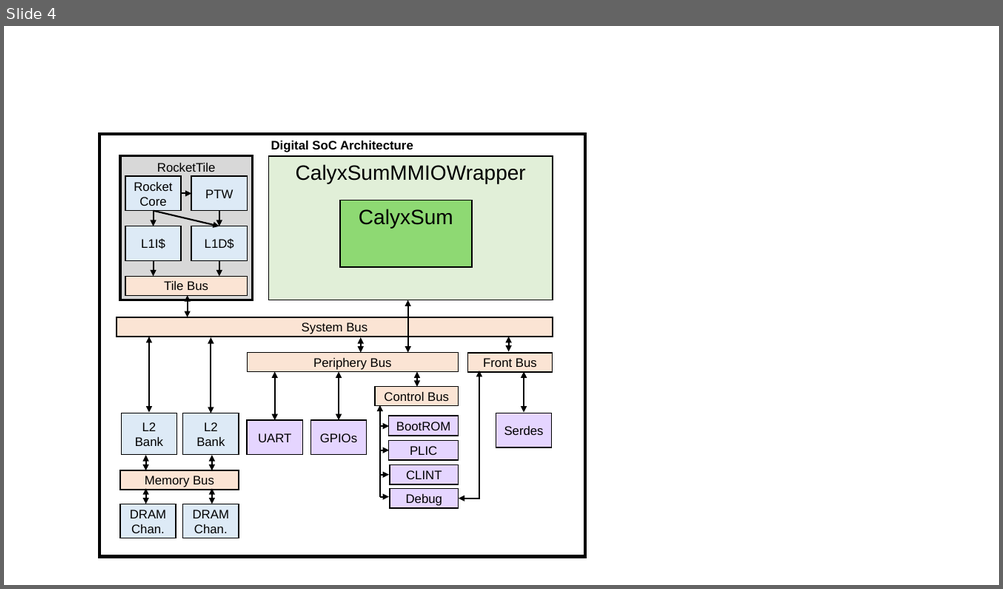
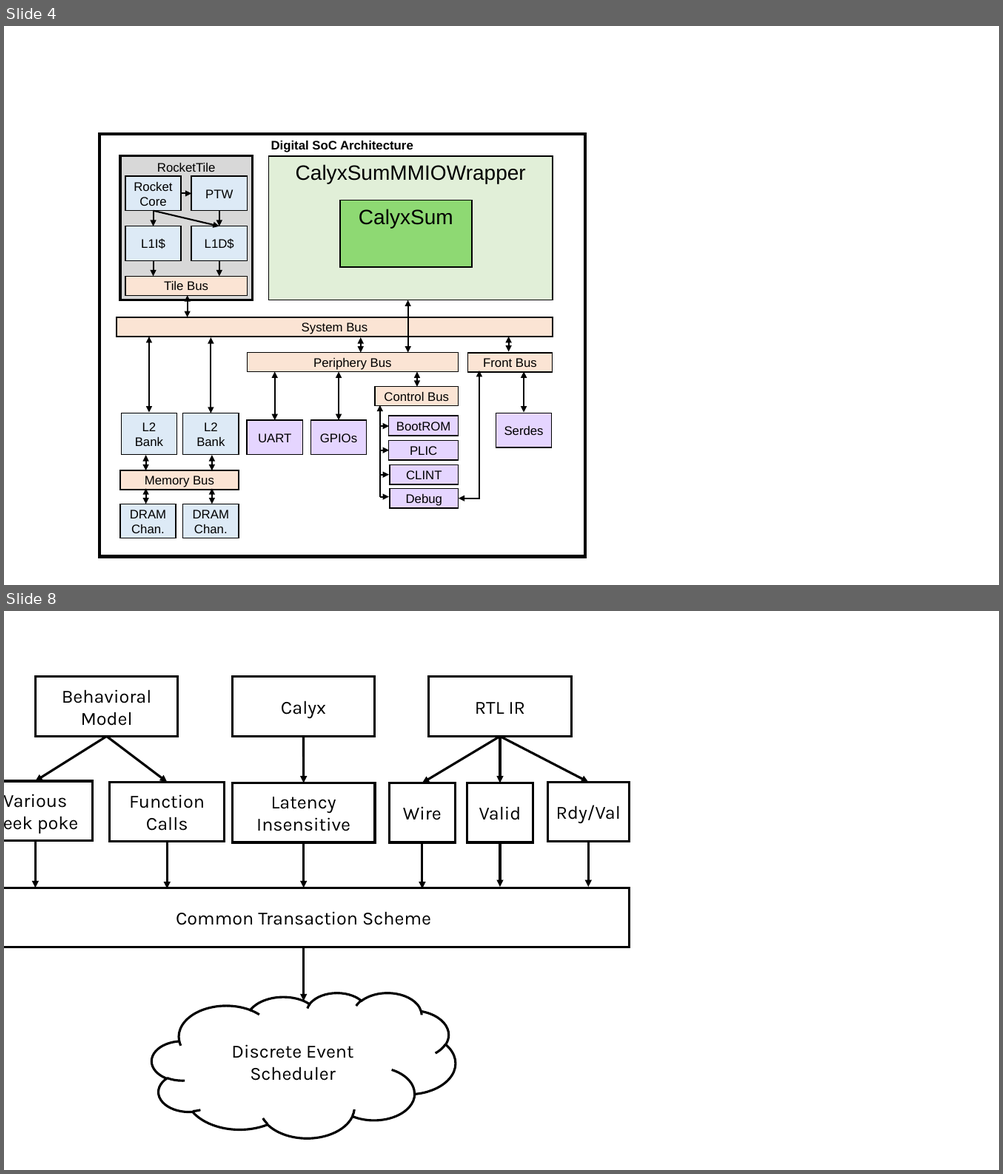
Before and after one commit to vighneshiyer/publications, a slide deck: figs/latte24/figs.pptx. Shown one above the other, each under a label of ours: slide 4 before the commit, slides 4 and 8 after it; the slides between them are not shown. The pictures are 1003x589 and 1003x1174 pixels, drawn with LibreOffice and Linux fonts; fonts in the diff are those of the drawing. Boxes give left, top, right and bottom in pixels: in the first picture for what was removed or moved away, otherwise in the second. Text is boxed around its words. In the diff, an @@ line names an element or a change of style, - is before the commit and + after.

```diff
--- a/figs/latte24/figs.pptx
+++ b/figs/latte24/figs.pptx
@@ slide 8 added at bbox=[4, 611, 999, 1170], background #FFFFFF @@
@@ group added at bbox=[4, 677, 629, 1139]: 13 arrows, 10 rectangles, 1 cloud @@
+Discrete Event
+Scheduler
+RTL IR
+Calyx
+Behavioral
+Model
+Common Transaction Scheme
+Latency
+Insensitive
+Wire
+Valid
+Rdy/Val
+Various peek poke
+Function Calls
```
Also in this commit, not shown: 6 other slides added, 9 other files.
